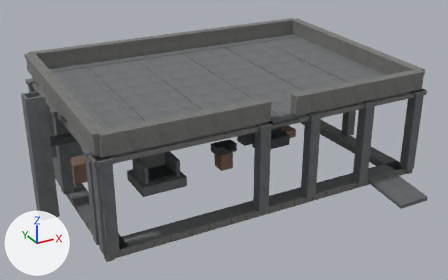
The glTF model CODE/Scripts/architectural_generator/evidence/function_v06/installed_smithy.glb, before and after one commit.
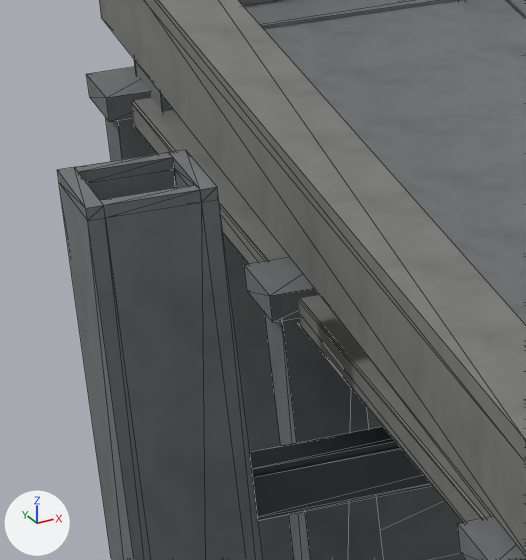
Each version is shown whole from a 50 mm lens placed at (-5.1, -17.31, 12.15), pointed at (6.23, 3.29, 1.85), then close up on the part from 3% to 20% of the width and 24% to 55% of the height. The lights are fixed; the arrows at lower left show +X, +Y and +Z. The older version's two pictures come first. The close-ups show mesh edges as thin lines. Where no turn or scale is listed for an object, it has been applied to the vertices. Vertices at exactly the same position are counted once.

The older version as bpy lines, for what is in view:
```python
ob_world_emberholt_forge_hall_smithy_external_flue = bpy.data.objects.new('world_emberholt.forge_hall.smithy.external_flue', me_world_emberholt_forge_hall_smithy_external_fluemesh)
ob_world_emberholt_forge_hall_smithy_external_flue.location = (0.0, 0.0, 0.0)
ob_world_emberholt_forge_hall_smithy_flue_throat = bpy.data.objects.new('world_emberholt.forge_hall.smithy.flue_throat', me_world_emberholt_forge_hall_smithy_flue_throatmesh)
ob_world_emberholt_forge_hall_smithy_flue_throat.location = (0.0, 0.0, 0.0)
ob_world_emberholt_forge_hall_terrace_parapet_and_coping = bpy.data.objects.new('world_emberholt.forge_hall.Terrace parapet and coping', me_world_emberholt_forge_hall_terrace_parapet_and_copingmesh)
ob_world_emberholt_forge_hall_terrace_parapet_and_coping.location = (0.0, 0.0, 0.0)
# also in view: 'world_emberholt.forge_hall.facade_timber' at (6.75, 4.5, 3.67); 'world_emberholt.forge_hall.Draining terrace roof' at (6.75, 4.5, 3.99); 'world_emberholt.forge_hall.arcade_piers_3' at (0.0, 4.5, 2.07); 'world_emberholt.forge_hall.facade_walls' at (6.75, 8.65, 2.28)
```
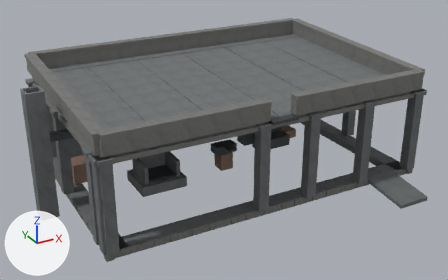
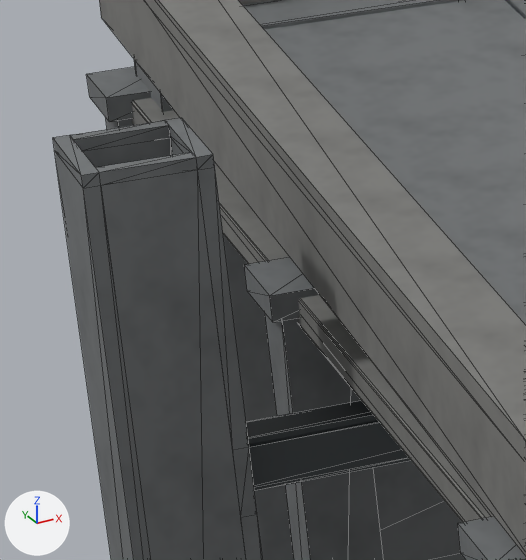
Diff of the bpy script that builds the scene:
```diff
--- a/CODE/Scripts/architectural_generator/evidence/function_v06/installed_smithy.glb.py
+++ b/CODE/Scripts/architectural_generator/evidence/function_v06/installed_smithy.glb.py
@@ me_world_emberholt_forge_hall_smithy_external_fluemesh @@
 # used by ob_world_emberholt_forge_hall_smithy_external_flue; location = (0.0, 0.0, 0.0)
-me_world_emberholt_forge_hall_smithy_external_fluemesh.from_pydata(...)  # 36 vertices, 96 faces; spans x -1.39..-0.71, y 3.59..4.27, z 0.04..4.86
+me_world_emberholt_forge_hall_smithy_external_fluemesh.from_pydata(...)  # 52 vertices, 132 faces; spans x -1.39..-0.71, y 3.59..4.27, z 0.04..5.04
+# me_world_emberholt_forge_hall_smithy_external_fluemesh part 1
+# 4 vertices are removed from x -0.8..-0.71, y 3.59..4.27, z 4.79
+# 38 faces are deleted
+# 20 vertices in x -1.39..-0.71, y 3.59..4.27, z 4.79..4.86 move by (0.0, 0.0, 0.18)
+# 20 vertices are added at x -0.8..-0.71, y 3.59..4.27, z 2.97..4.97
+# 74 new faces join them
 me_world_emberholt_forge_hall_smithy_external_fluemesh.materials.append(mat_caelmor___stone__emberholt_emberhold_established_standard_s4)
@@ me_world_emberholt_forge_hall_smithy_flue_throatmesh @@
 # used by ob_world_emberholt_forge_hall_smithy_flue_throat; location = (0.0, 0.0, 0.0)
-me_world_emberholt_forge_hall_smithy_flue_throatmesh.from_pydata(...)  # 32 vertices, 48 faces; spans x -0.75..3.71, y 3.78..4.09, z 2.84..3.14
+me_world_emberholt_forge_hall_smithy_flue_throatmesh.from_pydata(...)  # 92 vertices, 156 faces; spans x -0.83..3.71, y 3.69..4.17, z 2.97..3.33
+# me_world_emberholt_forge_hall_smithy_flue_throatmesh part 2: a new loose piece, a box spanning x -0.83..3.375, y 3.775..3.845, z 3.05..3.29, in mat_caelmor___iron__emberholt_emberhold_established_standard_s4
+# me_world_emberholt_forge_hall_smithy_flue_throatmesh part 3: a new loose piece, a box spanning x -0.83..3.255, y 3.81..4.05, z 3.015..3.085, in mat_caelmor___iron__emberholt_emberhold_established_standard_s4
+# me_world_emberholt_forge_hall_smithy_flue_throatmesh part 4: the loose piece of 8 vertices spanning x -0.75..3.38, y 3.81..4.05, z 3.08..3.14 is rebuilt with 12 vertices and now spans x -0.83..3.53, y 3.81..4.05, z 3.26..3.33
+# me_world_emberholt_forge_hall_smithy_flue_throatmesh part 5: 24 vertices removed from x -0.75..3.71, y 3.78..4.09, z 2.84..3.11
+# other edits to the shape of me_world_emberholt_forge_hall_smithy_flue_throatmesh do not show in these pictures
 me_world_emberholt_forge_hall_smithy_flue_throatmesh.materials.append(mat_caelmor___iron__emberholt_emberhold_established_standard_s4)
```

Boxes [x1, y1, x2, y2] around the edits, measured in the close-ups (526 x 560 px):
'world_emberholt.forge_hall.smithy.external_flue', reshaped
    before: [57, 150, 263, 560]
    after: [53, 118, 263, 560]
'world_emberholt.forge_hall.smithy.flue_throat', reshaped
    before: [250, 427, 432, 521]
    after: [246, 401, 410, 491]
part 1 of me_world_emberholt_forge_hall_smithy_external_fluemesh, built on
    before: [58, 150, 263, 560]
    after: [53, 118, 263, 560]
part 2 of me_world_emberholt_forge_hall_smithy_flue_throatmesh, added
    after: [249, 420, 408, 487]
part 3 of me_world_emberholt_forge_hall_smithy_flue_throatmesh, added (mostly hidden)
    after: [254, 457, 410, 491]
part 4 of me_world_emberholt_forge_hall_smithy_flue_throatmesh, rebuilt
    before: [250, 427, 400, 475]
    after: [246, 401, 377, 445]
part 5 of me_world_emberholt_forge_hall_smithy_flue_throatmesh, deleted
    before: [253, 447, 432, 521]
